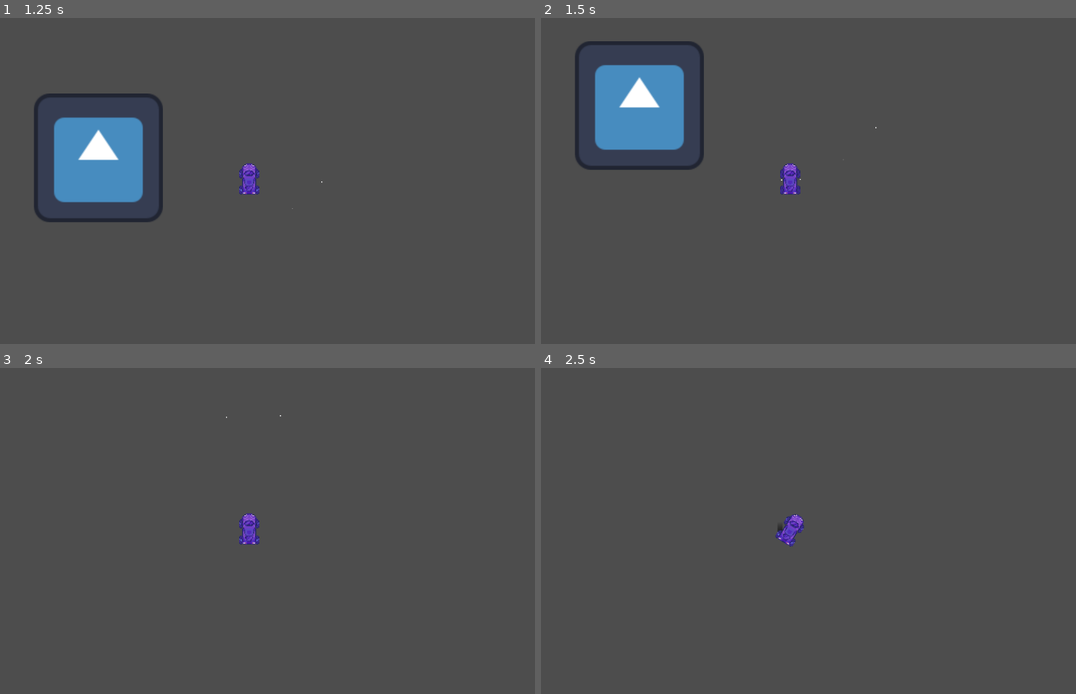
Above: before the commit, frames 1-4 (two rows, left to right).
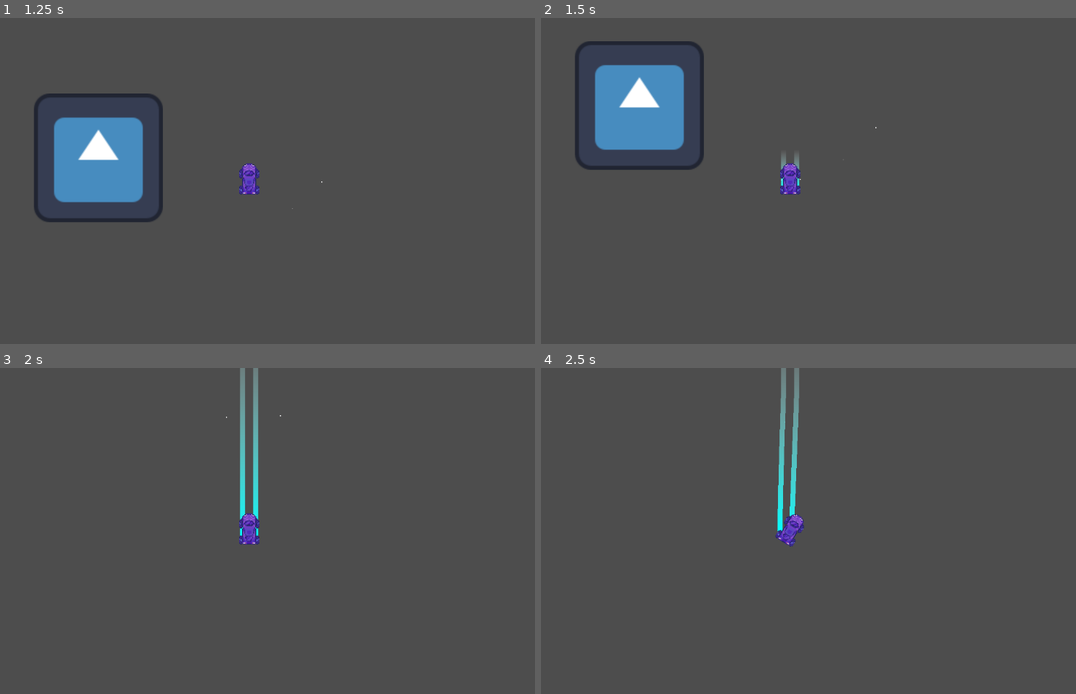
Above: after the commit, the same moments.

Repository: Buzabs/Cartest2
Game: Godot game, scene res://Scenes/TestScene.tscn
The game is run twice, just before and just after one commit, with the same random seed, the same clock (stepped at 60 frames per second) and the same inputs. The engine's default icon, where the game draws it, is replaced by a stand-in: a white triangle on a blue panel in a dark square.
Inputs:
- Up to frame 1 (1.25 s): tap Enter at 0.5 s; hold D (Right) from 0.53 s (still down); tap Space (Nitro) at 0.6 s
- Up to frame 2 (1.5 s): tap Space (Nitro) at 1.25, 1.35 s; release D (Right) at 1.28 s; hold S (Down) from 1.28 s (still down)
- Up to frame 3 (2 s): keep holding S (Down)
- Up to frame 4 (2.5 s): release S (Down) at 2.03 s; hold D (Right) from 2.03 s (still down); tap Space (Nitro) at 2.1 s

Frame 1 is identical in both runs. In frame 2, 0.1% of the frame differs, in the area x 44-49%, y 42-54%; in frame 3, 0.9%; in frame 4, 0.9%, in the area x 44-49%, y 0-51%.

Commit message:
Nitro
Efekty i cooldown

Diff:
--- a/Scenes/Car.tscn
+++ b/Scenes/Car.tscn
@@ -37,7 +37,8 @@
 script = ExtResource("1_jbim0")
 nitro_speed = 50
 
-[node name="Timer" type="Timer" parent="."]
+[node name="NitroCooldown" type="Timer" parent="."]
+process_callback = 0
 wait_time = 2.0
 
 [node name="Camera2D" type="Camera2D" parent="."]
@@ -71,3 +72,5 @@
 gradient = SubResource("Gradient_gvgjh")
 
 [node name="CPUParticles2D" parent="TrialPoint2" instance=ExtResource("3_qeqd0")]
+
+[connection signal="timeout" from="NitroCooldown" to="." method="_on_timer_timeout"]
--- a/Scripts/car.gd
+++ b/Scripts/car.gd
@@ -1,23 +1,25 @@
 extends CharacterBody2D
 
-@export var rotation_speed = 1.5 #predkosc obrotu
-@export var speed = 400 #predkosc
-@export var acc = 200 #przyspieszenie
-@export var decc = 300 #zwalnianie
+@export var rotation_speed := 1.5 #predkosc obrotu
+@export var speed := 400 #predkosc
+@export var acc := 200 #przyspieszenie
+@export var decc := 300 #zwalnianie
 
-@export var drift_sensibility = 0.5
-var rotation_max
-var rotation_min
+@export var drift_sensibility := 0.5
+var rotation_max: float
+var rotation_min: float
 var car_velocity = Vector2()
 
 @onready var animation = $AnimatedSprite2D
-@onready var nitro_timer = $Timer
+@onready var nitro_cooldown = $NitroCooldown
 
-var rotation_direction = 0 #kierunek obrotu
-var direction = 0 #kierunek
-var nitro = 0 #input
+var rotation_direction := 0 #kierunek obrotu
+var direction := 0 #kierunek
+var nitro := 0 #input
 
-@export var nitro_speed = 2
+var can_nitro := true
+
+@export var nitro_speed := 0
 
 func _physics_process(delta: float) -> void: #TYLKO PROCESY FIZYCZNE!!!!!!!!!
 	get_input()
@@ -25,7 +27,9 @@
 	if direction != 0:
 		var movement_vector = Vector2.UP.rotated(rotation) * direction #tworzy wektor na podstawie kierunku i obrotu
 		velocity = velocity.move_toward(movement_vector * speed, acc * delta)
-		if nitro: nitro_boost(movement_vector * delta)
+		if nitro && can_nitro == true:
+			nitro_boost(movement_vector * delta)
+
 	else:
 		velocity = velocity.move_toward(Vector2.ZERO, decc * delta)
 
@@ -44,13 +48,16 @@
 	StateMachine.current_state = new_state
 
 func nitro_boost(movement_vector):
-	nitro_timer.start()
-	if !nitro_timer.is_stopped():
-		change_state(StateMachine.States.NITRO)
-		velocity = movement_vector * speed * nitro_speed
-		move_and_slide()
+	nitro_cooldown.start()
+	velocity = movement_vector * speed * nitro_speed
+	move_and_slide()
+	can_nitro = false
+	change_state(StateMachine.States.NITRO)
 
 func _process(delta: float) -> void: #wszystko inne oprócz fizyki
+
+	if StateMachine.current_state == StateMachine.States.NITRO:
+		return
 
 	if direction == 1:
 		car_velocity = velocity.rotated(0.5 * PI)
@@ -77,4 +84,13 @@
 
 
 
-	#print(StateMachine.current_state)
+	print(StateMachine.current_state)
+
+
+func _on_timer_timeout() -> void:
+	can_nitro = true
+
+	if velocity.length() > 0:
+		change_state(StateMachine.States.DRIVING)
+	else:
+		change_state(StateMachine.States.IDLE)
--- a/Scripts/trail.gd
+++ b/Scripts/trail.gd
@@ -1,16 +1,16 @@
 extends Line2D
 
-@export var lenght = 40
+@export var lenght := 40
 
-var point = Vector2()
+var point := Vector2()
 
-@onready var default_gradient = gradient
-var nitro_gradient = Gradient.new()
+@onready var default_gradient := gradient
+var nitro_gradient := Gradient.new()
 
-var is_drawing = false
+var is_drawing := false
 
 func _ready() -> void:
-	nitro_gradient.colors = [Color.AQUA, Color.TRANSPARENT]
+	nitro_gradient.colors = [Color.TRANSPARENT, Color.AQUA]
 	nitro_gradient.offsets = [0.0, 1.0]
 
 func _process(delta: float) -> void:
